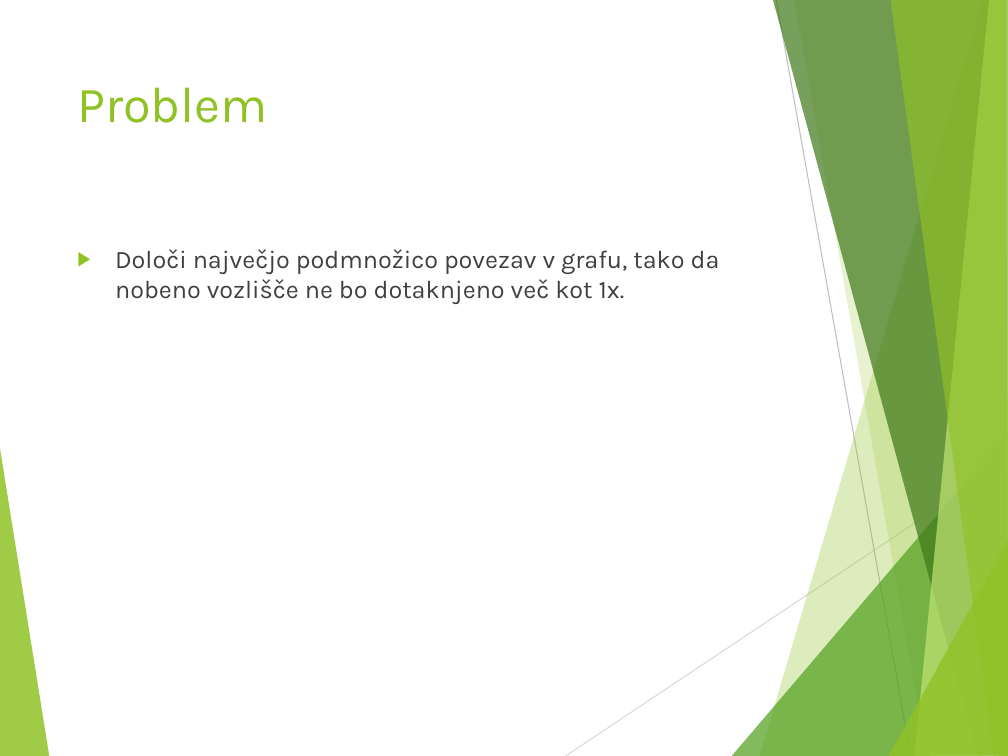
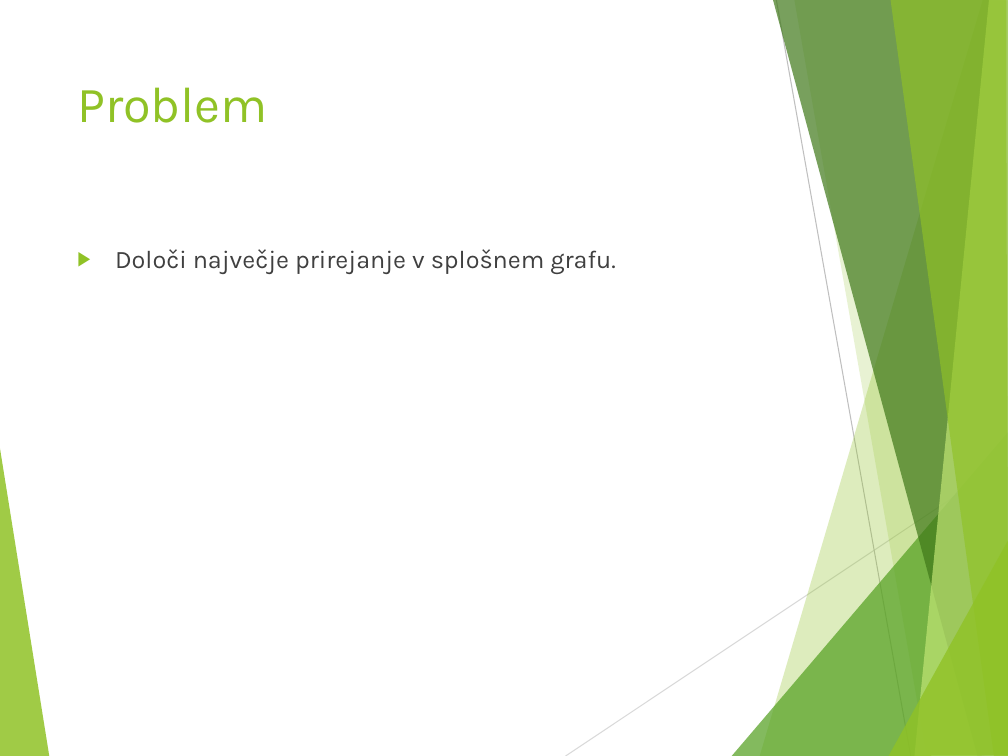
Before and after one commit to ZigaMr/BlossomAlgoritem, a slide deck: slide 2 of Blossomov algoritem.pptx. Drawn at 1008x756 pixels with LibreOffice and Linux fonts; fonts in the diff are those of the drawing. Boxes give left, top, right and bottom in pixels: in the first picture for what was removed or moved away, otherwise in the second. Text is boxed around its words. In the diff, an @@ line names an element or a change of style, - is before the commit and + after.

```diff
--- a/Blossomov algoritem.pptx
+++ b/Blossomov algoritem.pptx
@@ text at bbox=[115, 249, 616, 274]: text changed @@
-▶ Določi največjo podmnožico povezav v grafu, tako da nobeno vozlišče ne bo dotaknjeno več kot 1x.
+▶ Določi največje prirejanje v splošnem grafu.
```
Also in this commit, not shown: 3 other files.
